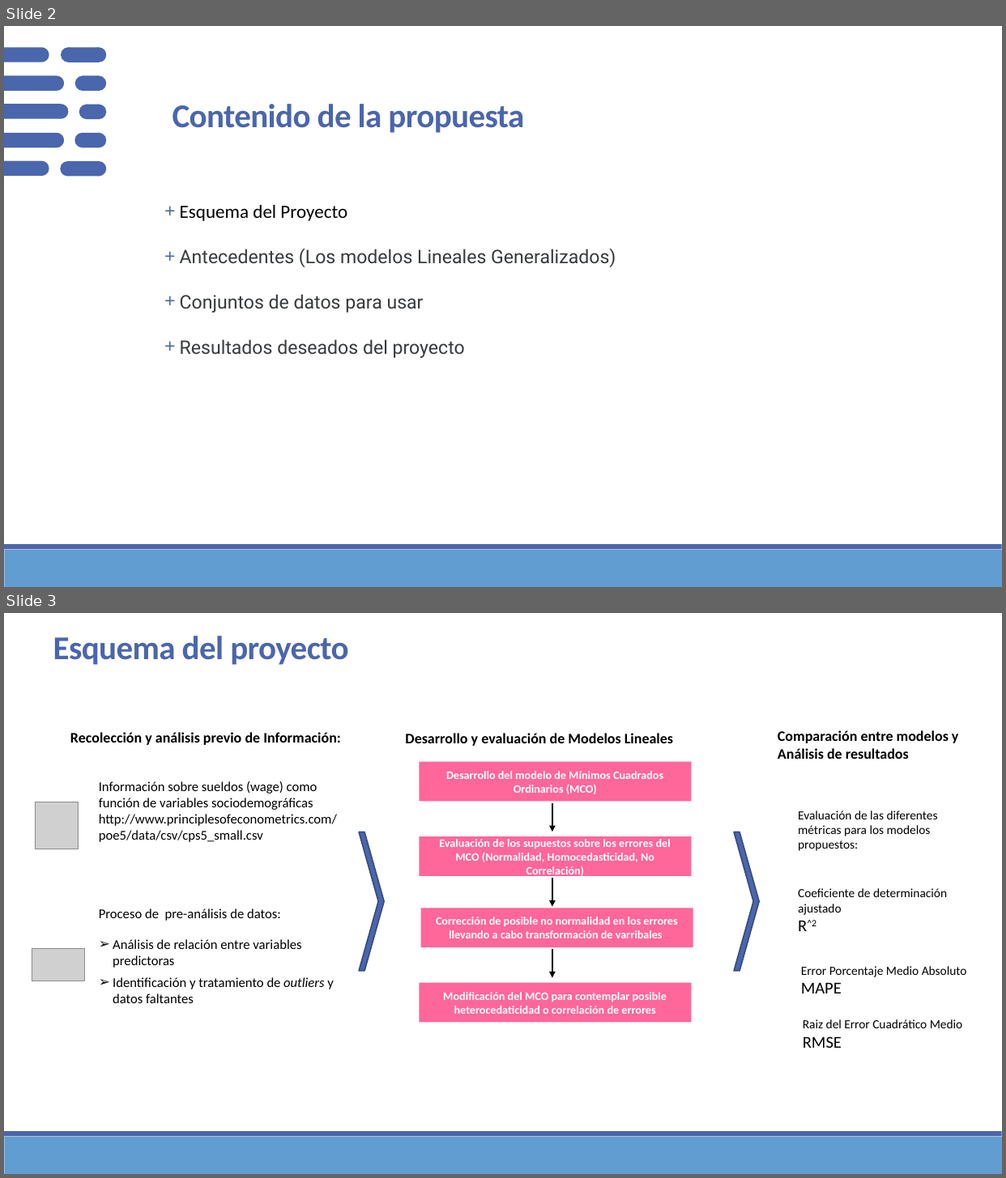
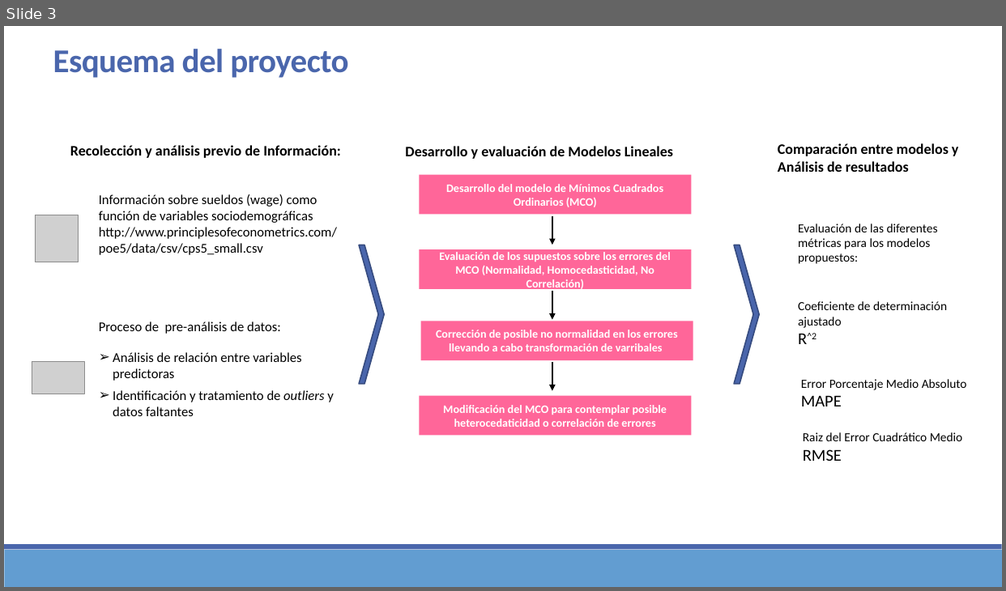
Before and after one commit to Sergio-Ibarra-1795/MIS_Regresion_GitHub, a slide deck: Mod_Lineales_Examen_a_casa_v1.pptx. Shown one above the other, each under a label of ours: slides 2 and 3 before the commit, slide 3 after it. The pictures are 1006x1178 and 1006x591 pixels, drawn with LibreOffice and Linux fonts; fonts in the diff are those of the drawing; grey boxes stand for pictures. Boxes give left, top, right and bottom in pixels: in the first picture for what was removed or moved away, otherwise in the second. Text is boxed around its words. In the diff, an @@ line names an element or a change of style, - is before the commit and + after.

```diff
--- a/Mod_Lineales_Examen_a_casa_v1.pptx
+++ b/Mod_Lineales_Examen_a_casa_v1.pptx
@@ slide 2 removed at (4,26,1002,587), background #FFFFFF; not listed: 2 template elements that a slide beside it also shows @@
@@ title removed at (172,104,524,133) @@
-Contenido de la propuesta
@@ group removed at (4,47,107,177): 10 ellipses, 5 rectangles, 5 freeform shapes @@
@@ text removed at (180,205,616,358) @@
-+ Esquema del Proyecto
-+ Antecedentes (Los modelos Lineales Generalizados)
-+ Conjuntos de datos para usar
-+ Resultados deseados del proyecto
```
Also in this commit, not shown: 2 slides changed, 6 slides added, 4 other files.
